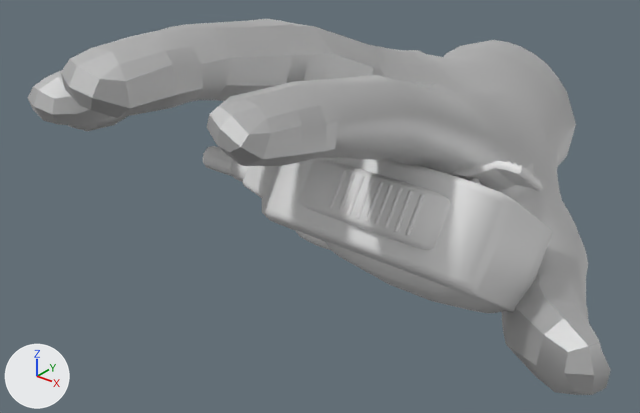
The Blender file Assets/BasicVRHands/Meshes/src/src_male_hand_low_r_radio_blender.blend: old version first, new version second.
Rendered twice from a camera (50 mm lens) standing at (0.143, -0.188, 0.09) and looking at (-0.003, -0.005, -0.023). Every picture has the same lights, and +X, +Y and +Z are marked at lower left.

Objects in the first picture: 'Radio_Lo', 'male_hand_low_r'.
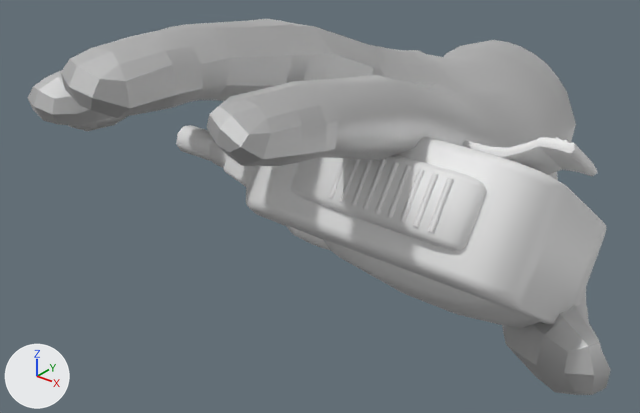
Scene script edits in JSON lines:
```json
{"op": "add", "block": "mat_radio", "code": ["mat_radio = principled_material('Radio')", "mat_radio.base_color = (0.8, 0.8, 0.8)  # white #e7e7e7"]}
{"block": "me_cube_028", "where": "# used by ob_radio_lo; location = (0.0, -0.0024, -0.0209)"}
{"op": "remove", "block": "me_cube_028", "code": "me_cube_028.from_pydata(...)  # 872 vertices, 780 faces; spans x -0.051..0.0578, y -0.0301..0.0299, z -0.0255..0.0258"}
{"op": "add", "block": "me_cube_028", "code": "me_cube_028.from_pydata(...)  # 665 vertices, 618 faces; spans x -0.051..0.0578, y -0.0298..0.0299, z -0.0255..0.0258"}
{"block": "me_cube_028", "change": "me_cube_028 part 1: 10 loose pieces with 207 vertices, spanning x 0.008..0.0494, y -0.0301..-0.0186, z 0.0101..0.0235, are deleted"}
{"op": "add", "block": "me_cube_028", "code": "me_cube_028.materials.append(mat_radio)  # white #e7e7e7"}
{"op": "add", "block": "me_cube_001", "code": ["me_cube_001 = bpy.data.meshes.new('Cube.001')", "me_cube_001.from_pydata(...)  # 207 vertices, 162 faces; spans x 0.0..0.0413, y -0.0069..0.0046, z -0.0061..0.0073", "me_cube_001.materials.append(mat_radio)  # white #e7e7e7"]}
{"op": "set", "path": "ob_radio_lo.location", "old": "(0.0, -0.0024, -0.0209)", "new": "(0.0027, -0.0055, -0.0153)"}
{"op": "set", "path": "ob_radio_lo.scale", "old": "(1.0, 1.0, 1.0)", "new": "(1.2, 1.2, 1.2)"}
{"op": "add", "block": "ob_radio_lo_001", "code": ["ob_radio_lo_001 = bpy.data.objects.new('Radio_Lo.001', me_cube_001)", "ob_radio_lo_001.location = (0.0124, -0.0333, 0.0041)", "ob_radio_lo_001.scale = (1.2, 1.2, 1.2)"]}
```

Pixel boxes [x1, y1, x2, y2] of what changed, in the pictures (640 x 413 px):
```json
{"object": "Radio_Lo", "change": "reshaped, moved, rescaled", "before": [203, 146, 552, 313], "after": [176, 125, 607, 328], "on screen": "23% wider, 21% taller"}
{"object": "Radio_Lo.001", "change": "added", "after": [291, 155, 487, 251]}
{"part": 1, "of": "me_cube_028", "change": "deleted", "before": [299, 159, 450, 250]}
```
